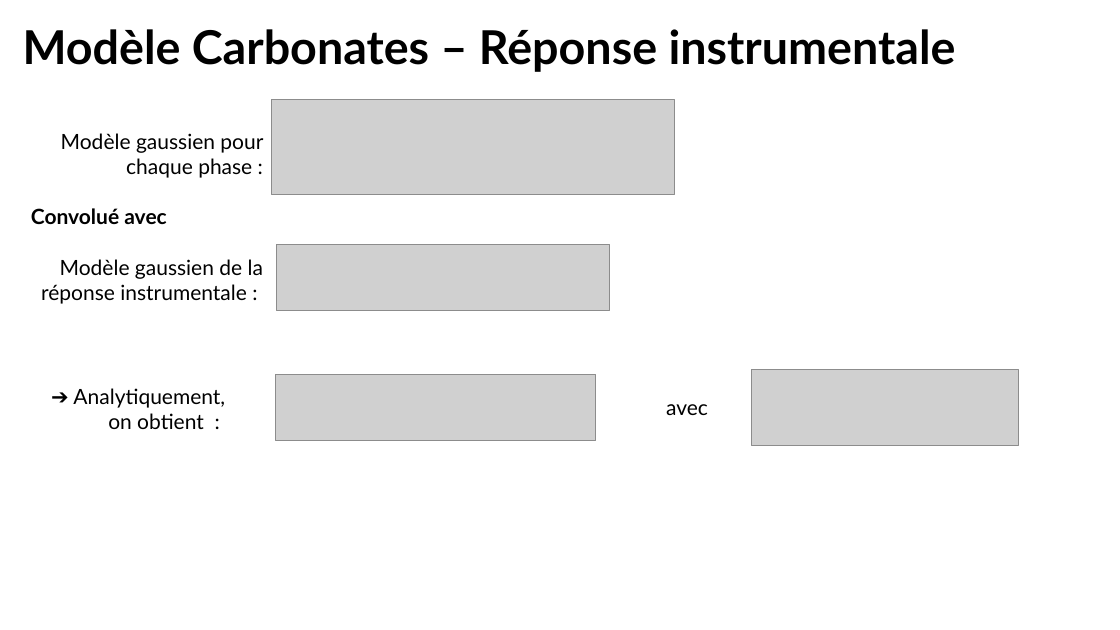
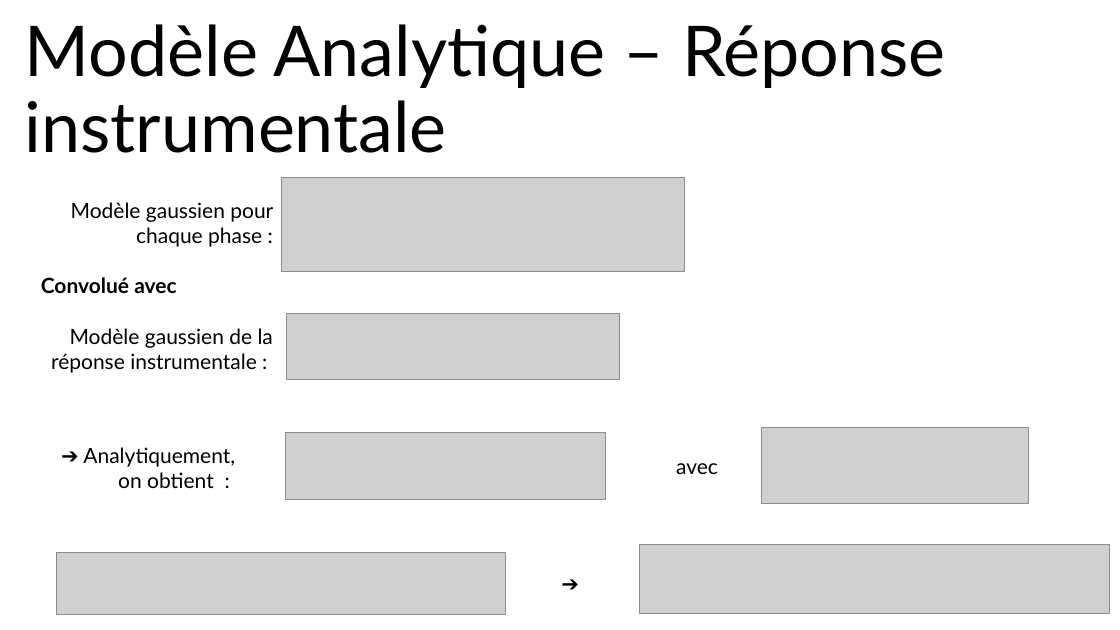
Before and after one commit to sachabuc/SRS_analysis, a slide deck: slide 2 of meetings/reu_151026_figures_papiers.pptx (slide 3 before the commit). Drawn at 1120x630 pixels with LibreOffice and Linux fonts; fonts in the diff are those of the drawing; grey boxes stand for pictures. Boxes give left, top, right and bottom in pixels: in the first picture for what was removed or moved away, otherwise in the second. Text is boxed around its words. In the diff, an @@ line names an element or a change of style, - is before the commit and + after.

```diff
--- a/meetings/reu_151026_figures_papiers.pptx
+++ b/meetings/reu_151026_figures_papiers.pptx
@@ title at [25, 24, 946, 153]: text changed; size 40 to 60 pt; bold off @@
-Modèle Carbonates – Réponse instrumentale
+Modèle Analytique – Réponse instrumentale
@@ picture: place and size @@
-picture at [271, 100, 675, 195]
+picture at [281, 177, 685, 272]
@@ text "Modèle gaussien pour chaque phase ...": place and size @@
-text "Modèle gaussien pour chaque phase ..." at [31, 133, 263, 304]
+text "Modèle gaussien pour chaque phase ..." at [41, 202, 273, 373]
@@ picture: place and size @@
-picture at [276, 245, 610, 311]
+picture at [287, 313, 620, 380]
@@ 2 pictures, 2 texts: place and size @@
-2 pictures, 2 texts at [73, 370, 1019, 446]
+2 pictures, 2 texts at [83, 428, 1028, 504]
@@ picture added at [57, 552, 506, 614] @@
@@ text added at [554, 566, 607, 600], 18 pt, text #000000 @@
+➔
@@ picture added at [639, 545, 1109, 613] @@
```
Also in this commit, not shown: 9 other slides changed, 3 slides added, 6 slides removed, 13 other files.
